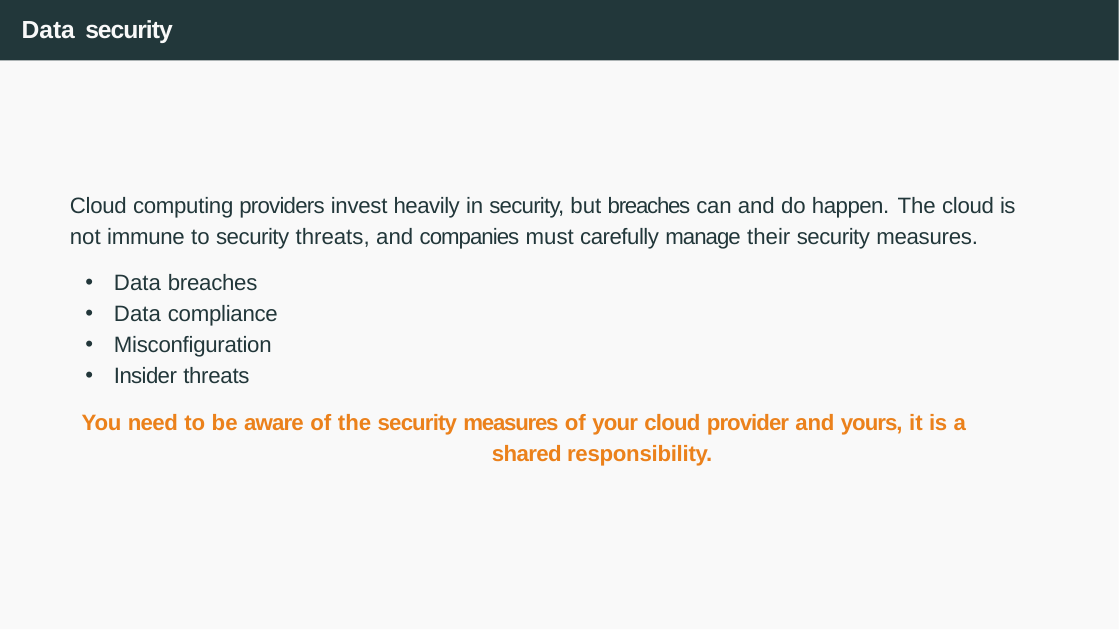
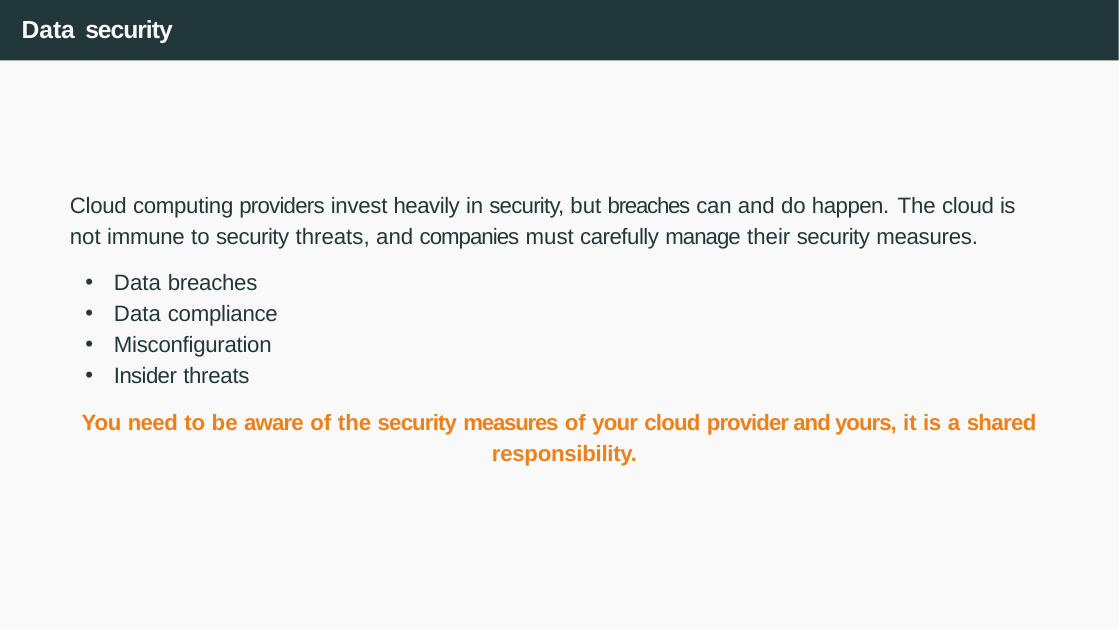
Before and after one commit to joanpaucm/HPDCB, a slide deck: slide 30 of src/slides/Session 1 and 2 - Introduction to Cloud Computing + Github Pages-2026.pptx. Drawn at 1120x630 pixels with LibreOffice and Linux fonts; fonts in the diff are those of the drawing. Boxes give left, top, right and bottom in pixels: in the first picture for what was removed or moved away, otherwise in the second. Text is boxed around its words. In the diff, an @@ line names an element or a change of style, - is before the commit and + after.

```diff
--- a/src/slides/Session 1 and 2 - Introduction to Cloud Computing + Github Pages-2026.pptx
+++ b/src/slides/Session 1 and 2 - Introduction to Cloud Computing + Github Pages-2026.pptx
@@ text at (82, 414, 1037, 466): letter spacing -0.1 to -0.4 pt in "and" @@
```
Also in this commit, not shown: 6 other slides changed, 7 other files.
